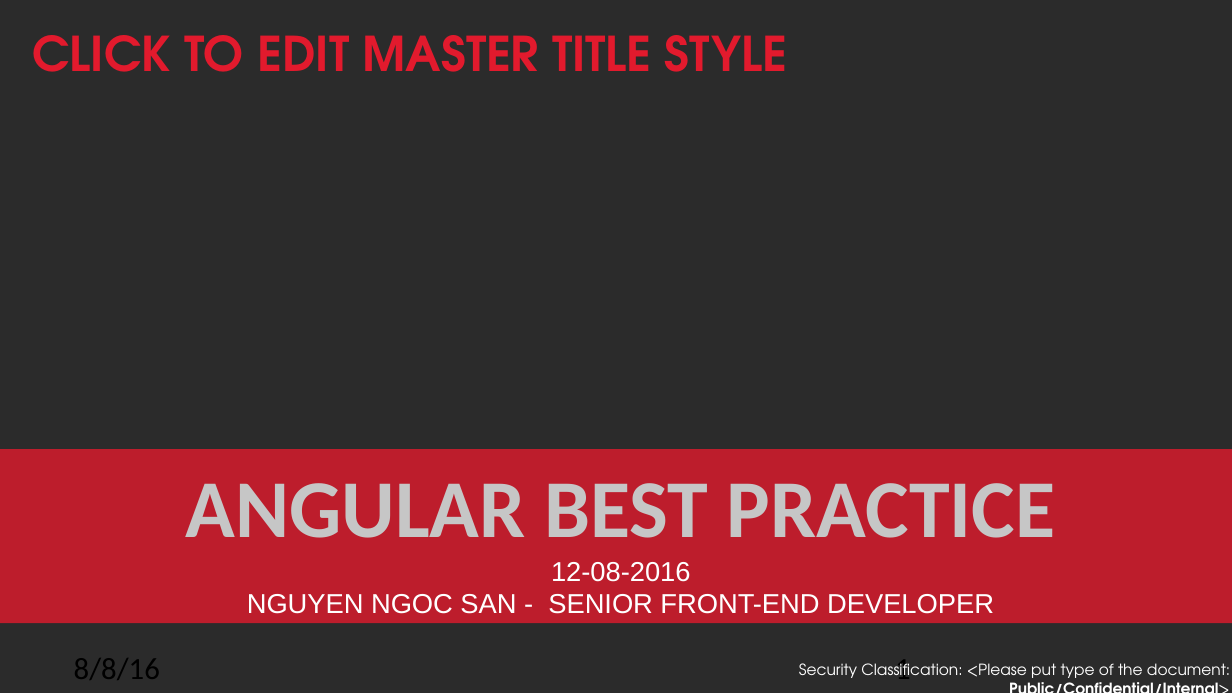
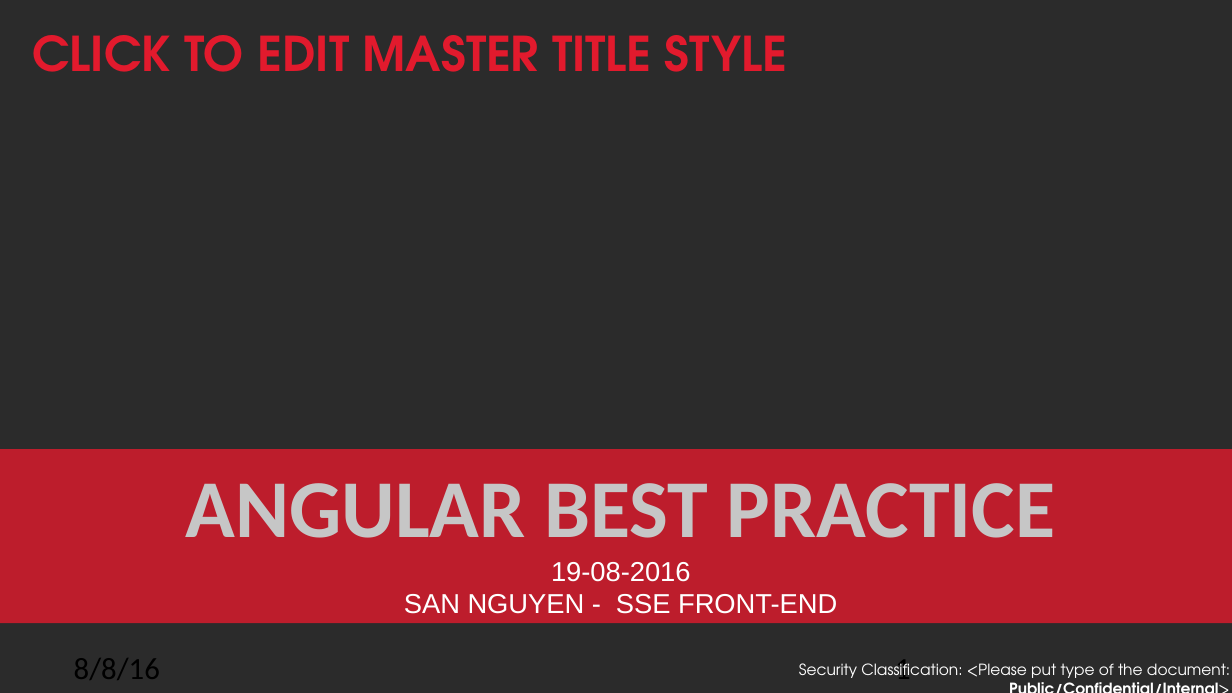
Before and after one commit to nnsan/angular_best_practice, a slide deck: slide 1 of Angular best practice.pptx. Drawn at 1232x693 pixels with LibreOffice and Linux fonts; fonts in the diff are those of the drawing; background and template pictures are left out; a plain dark background stands for a picture behind light text. Boxes give left, top, right and bottom in pixels: in the first picture for what was removed or moved away, otherwise in the second. Text is boxed around its words. In the diff, an @@ line names an element or a change of style, - is before the commit and + after.

```diff
--- a/Angular best practice.pptx
+++ b/Angular best practice.pptx
@@ text at <box>404,562,837,614</box>: text changed @@
-12-08-2016
-NGUYEN NGOC SAN - SENIOR FRONT-END DEVELOPER
+19-08-2016
+SAN NGUYEN - SSE FRONT-END
```
Also in this commit, not shown: 8 other slides changed, 26 slides added, 8 slides removed.
